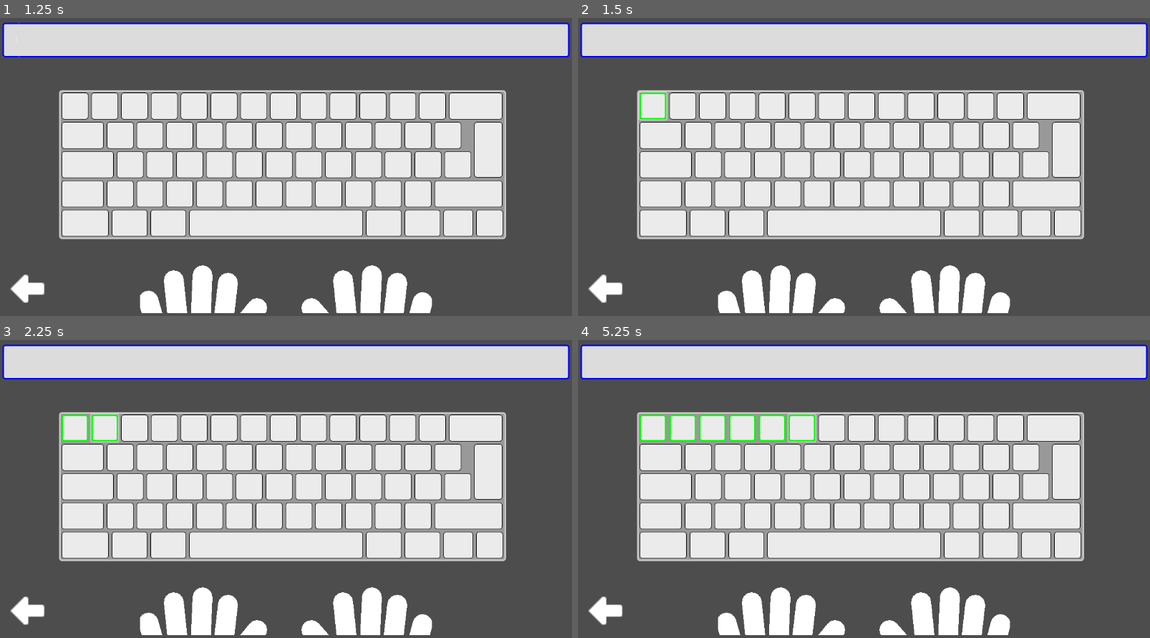
Above: before the commit, frames 1-4 (two rows, left to right).
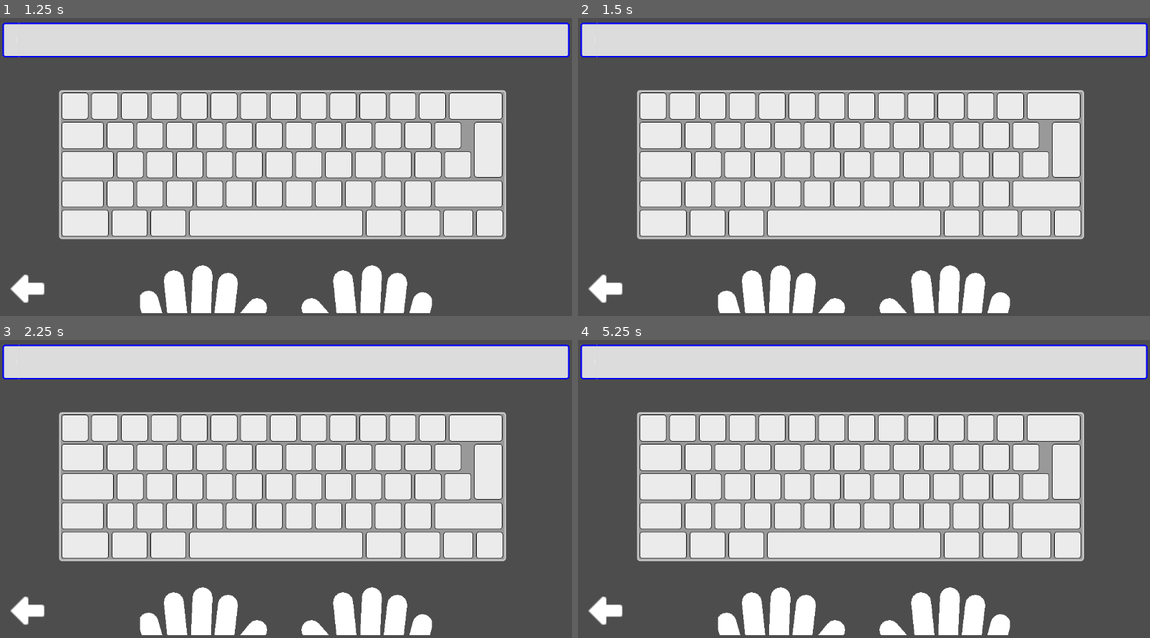
Above: after the commit, the same moments.

Repository: Medex81/100mina
Game: Godot game, scene res://app/scenes/types.tscn
Two runs of this game, one before a commit and one after it. Both use one fixed random seed, a clock stepped at 60 frames per second and the inputs below. This scene is started directly instead of the project's main scene.
Inputs (mouse positions are in pixels of both pictures, inside the frame that each line leads up to):
- Up to frame 1 (1.25 s): click (11, 38) at 0.52 s; type "12" at 0.6 s
- Up to frame 2 (1.5 s): click (652, 104) at 1.25 s
- Up to frame 3 (2.25 s): click (102, 426) at 2 s
- Up to frame 4 (5.25 s): click (715, 426) at 2.75 s; click (743, 426) at 3.5 s; click (772, 426) at 4.25 s; click (801, 426) at 5 s

Frame 1 is identical in both runs. In frame 2, 0.2% of the frame differs, in the area x 0-16%, y 1-35%; in frame 3, 0.3%; in frame 4, 0.7%, in the area x 0-42%, y 1-35%.

Commit message:
Prohibition of pressing a button on a virtual keyboard in editing mode/

Diff:
--- a/app/scenes/keyboard.gd
+++ b/app/scenes/keyboard.gd
@@ -33,6 +33,7 @@
 	if _scene_data:
 		# start the keyboard in character editing mode
 		$edit_panel.visible = _scene_data.edit_mode
+		$stop_type.visible = !_scene_data.edit_mode
 		_key_binds = TypeEngine.load_keyboard(_scene_data.lang)
 	symbols_button_group = ResourceLoader.load(symbols_button_path)
 	specials_button_group = ResourceLoader.load(specials_button_path)
--- a/app/scenes/keyboard.tscn
+++ b/app/scenes/keyboard.tscn
@@ -379,6 +379,7 @@
 layout_mode = 2
 script = ExtResource("3_waxx4")
 key_opt = "res://app/scenes/key_set.tscn"
+metadata/_edit_group_ = true
 
 [node name="key_sets" type="HBoxContainer" parent="edit_panel/margin/editor"]
 layout_mode = 2
@@ -410,6 +411,16 @@
 size_flags_horizontal = 4
 size_flags_vertical = 4
 text = "key_save"
+
+[node name="stop_type" type="Control" parent="."]
+layout_mode = 1
+anchors_preset = 15
+anchor_right = 1.0
+anchor_bottom = 1.0
+grow_horizontal = 2
+grow_vertical = 2
+mouse_force_pass_scroll_events = false
+metadata/_edit_use_anchors_ = true
 
 [connection signal="send_key_set" from="edit_panel/margin/editor" to="." method="_on_editor_send_key_set"]
 [connection signal="pressed" from="edit_panel/margin/editor/manage/add" to="edit_panel/margin/editor" method="_on_add_pressed"]
